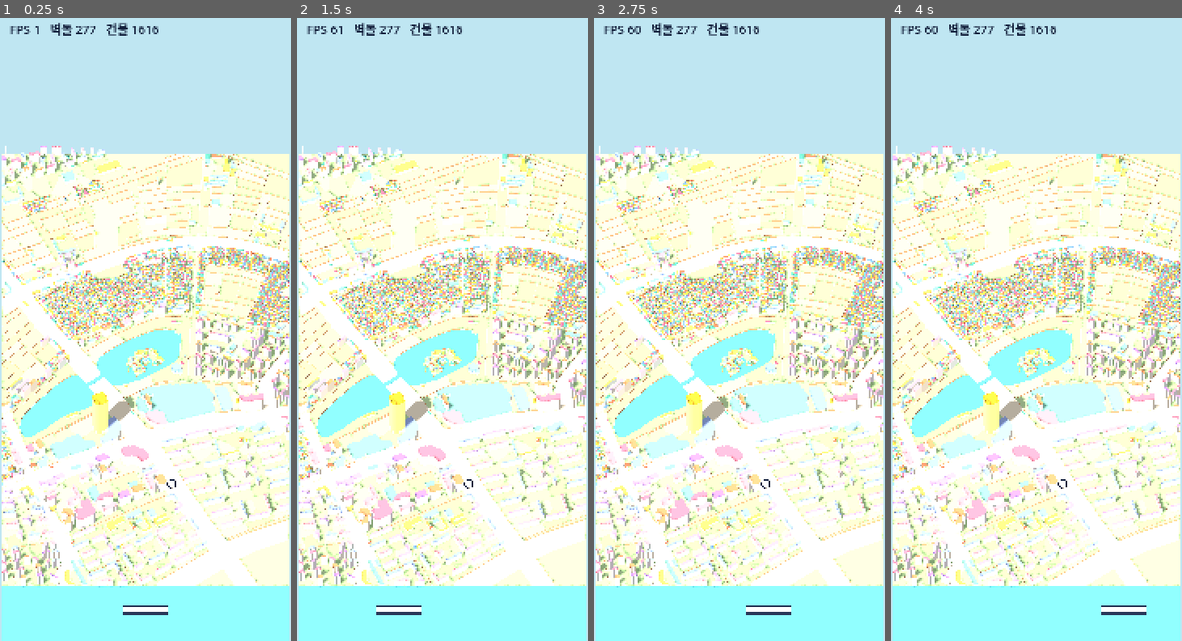
Above: before the commit, frames 1-4 (left to right).
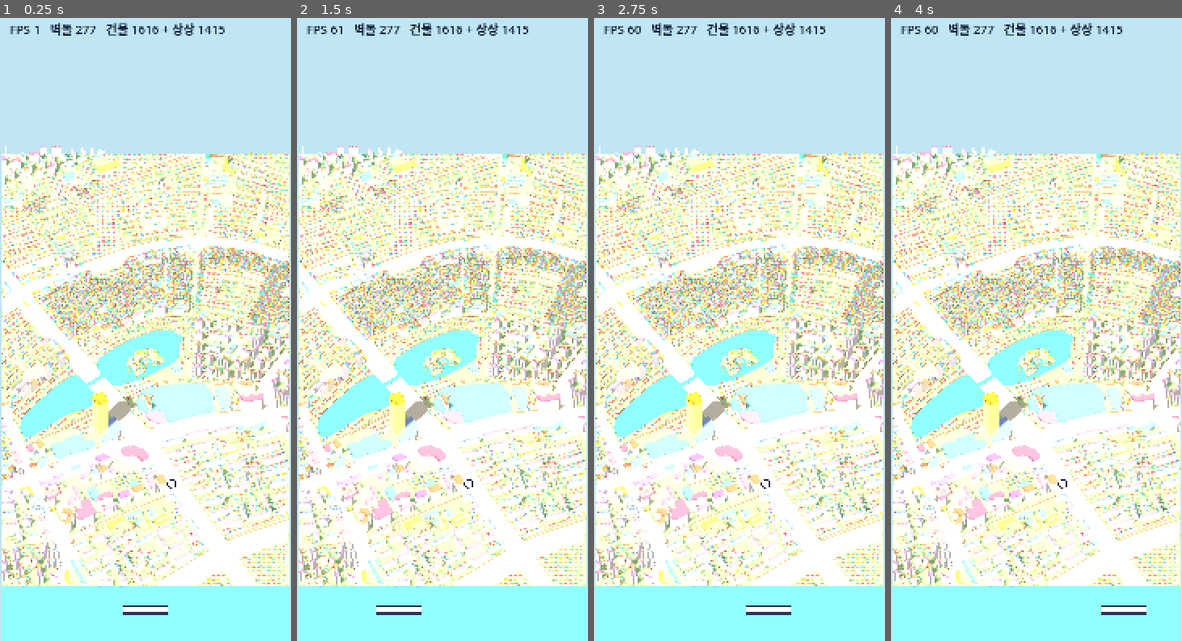
Above: after the commit, the same moments.

Repository: bisrun/smashcity
Game: Godot game, scene res://scenes/main.tscn
Same seed, same stepped clock (60 frames per second), same inputs: the game is played once before the commit and once after it.
Inputs (mouse positions are in pixels of both pictures, inside the frame that each line leads up to):
- Up to frame 1 (0.25 s): no input
- Up to frame 2 (1.5 s): tap Enter at 0.5 s; move the mouse to (506, 285) at 0.52 s; click (506, 285) at 0.67 s; drag from (384, 348) to (427, 447) at 1.27 s
- Up to frame 3 (2.75 s): tap Space at 2 s; move the mouse to (768, 173) at 2.02 s; click (768, 173) at 2.17 s
- Up to frame 4 (4 s): tap Enter at 2.75 s; drag from (1021, 447) to (949, 217) at 2.77 s; tap Space at 3.5 s; move the mouse to (1123, 416) at 3.52 s; click (1123, 416) at 3.67 s

The runs differ from the first frame. In frame 1, 6.9% of the frame differs, in the area x 0-100%, y 0-92%; in frame 2, 6.9%; in frame 3, 6.9%; in frame 4, 6.9%.

Commit message:
feat: 건물이 드문 벽돌을 상상의 집으로 채움, 실패 없음 확정, 단말기 실행 확인
- 잠실에서 집 1,415채가 더해져 건물 3,031채
- 갤럭시 S20+에서 정지 장면 61fps 확인
- 깨지는 단위(셀)를 코어 게임플레이 문서에 명시
- 라이프 아이템을 빠짐의 벌을 덜어 주는 아이템으로 변경

Co-Authored-By: Claude Fable 5.2 <noreply@anthropic.com>

Diff:
--- a/src/main.gd
+++ b/src/main.gd
@@ -23,6 +23,7 @@
 var _paddle: MeshInstance3D
 var _info: Label
 var _info_timer := 0.0
+var _filler_count := 0
 
 
 func _ready() -> void:
@@ -33,6 +34,7 @@
 	var board: BoardView = BoardViewScript.new()
 	add_child(board)
 	board.build(_stage, RIVER)
+	_filler_count = board.filler_count
 	_setup_camera()
 	_setup_paddle_and_ball()
 	_setup_hud()
@@ -45,7 +47,7 @@
 	_info_timer -= delta
 	if _info_timer <= 0.0 and _info != null:
 		_info_timer = 0.5
-		_info.text = "FPS %d   벽돌 %d   건물 %d" % [Engine.get_frames_per_second(), _stage.cells.size(), _stage.buildings.size()]
+		_info.text = "FPS %d   벽돌 %d   건물 %d + 상상 %d" % [Engine.get_frames_per_second(), _stage.cells.size(), _stage.buildings.size(), _filler_count]
 
 
 func _unhandled_input(event: InputEvent) -> void:
--- a/src/render/board_view.gd
+++ b/src/render/board_view.gd
@@ -25,8 +25,16 @@
 const GOLD_WALL := Color("FFE08A")
 const LANDMARK_LOT := Color("FBE7A1")
 
+## 건물이 차지한 넓이가 이 비율에 못 미치는 벽돌은 상상의 집으로 채운다.
+const FILL_BELOW_COVERAGE := 0.14
+## 채워 넣는 집 사이의 간격 (m)
+const FILL_SPACING := 26.0
+
 var _w := 0.0
 var _h := 0.0
+
+## 상상으로 채워 넣은 집의 수. build() 뒤에 읽는다.
+var filler_count := 0
 
 
 func build(stage: StageData, river_width: float) -> void:
@@ -37,6 +45,7 @@
 	add_child(_mesh_instance(_build_lakes(stage), false))
 	add_child(_mesh_instance(_build_cells(stage), true))
 	add_child(_mesh_instance(_build_buildings(stage), true))
+	add_child(_mesh_instance(_build_filler(stage), true))
 
 
 ## 건물이 화면에 그려지는 높이.
@@ -83,6 +92,102 @@
 		_add_prism(st, pts, SLAB_HEIGHT, top_y, band[(i * 5) % band.size()], wall, 0.0)
 	st.generate_normals()
 	return st.commit()
+
+
+## 건물이 드문 벽돌을 상상의 집으로 채운다. 실제 지도에는 없는 건물이다.
+##
+## 집은 벽돌의 가장 긴 변과 나란히 줄지어 선다. 같은 스테이지에서는 늘 같은 자리에 같은 집이 선다.
+func _build_filler(stage: StageData) -> ArrayMesh:
+	var st := _begin()
+	filler_count = 0
+	var boxes: Array[Rect2] = []
+	for c in stage.cells:
+		boxes.append(_bounds(c["points"]))
+	var inside: Array[Array] = []
+	inside.resize(stage.cells.size())
+	for i in inside.size():
+		inside[i] = []
+	for b in stage.buildings:
+		var pts: PackedVector2Array = b["points"]
+		var center := _center(pts)
+		for ci in stage.cells.size():
+			if boxes[ci].has_point(center) and Geometry2D.is_point_in_polygon(center, stage.cells[ci]["points"]):
+				inside[ci].append({"points": pts, "center": center, "area": _area(pts)})
+				break
+	for ci in stage.cells.size():
+		var cell := stage.cells[ci]
+		if cell["landmark"]:
+			continue
+		var cell_pts: PackedVector2Array = cell["points"]
+		var built := 0.0
+		for b: Dictionary in inside[ci]:
+			built += b["area"]
+		if built >= _area(cell_pts) * FILL_BELOW_COVERAGE:
+			continue
+		var axis := _longest_edge(cell_pts)
+		var side := Vector2(-axis.y, axis.x)
+		var origin := boxes[ci].get_center()
+		var reach := int(ceil(boxes[ci].size.length() / 2.0 / FILL_SPACING))
+		for ix in range(-reach, reach + 1):
+			for iy in range(-reach, reach + 1):
+				var h := _hash(ci, ix, iy)
+				var at := origin + axis * (ix * FILL_SPACING) + side * (iy * FILL_SPACING)
+				var half_w := 5.5 + (h % 5) * 0.6
+				var half_d := 4.5 + ((h >> 3) % 4) * 0.5
+				var corners := PackedVector2Array([
+					at - axis * half_w - side * half_d, at + axis * half_w - side * half_d,
+					at + axis * half_w + side * half_d, at - axis * half_w + side * half_d,
+				])
+				if not _fits(corners, at, cell_pts, inside[ci]):
+					continue
+				var top_y := SLAB_HEIGHT + 9.0 + ((h >> 5) % 3) * 2.0
+				_add_prism(st, corners, SLAB_HEIGHT, top_y, PITCHED[(h >> 7) % PITCHED.size()], WALLS[(h >> 10) % WALLS.size()], 6.0)
+				filler_count += 1
+	st.generate_normals()
+	return st.commit()
+
+
+## 집이 벽돌 안에 온전히 들어가고 실제 건물과 겹치지 않는지.
+func _fits(corners: PackedVector2Array, at: Vector2, cell_pts: PackedVector2Array, real: Array) -> bool:
+	for c in corners:
+		if not Geometry2D.is_point_in_polygon(c, cell_pts):
+			return false
+	for b: Dictionary in real:
+		if at.distance_to(b["center"]) < 18.0 or Geometry2D.is_point_in_polygon(at, b["points"]):
+			return false
+		for c in corners:
+			if Geometry2D.is_point_in_polygon(c, b["points"]):
+				return false
+	return true
+
+
+static func _hash(a: int, b: int, c: int) -> int:
+	return absi((a * 73856093) ^ (b * 19349663) ^ (c * 83492791)) & 0xFFFFFF
+
+
+static func _bounds(pts: PackedVector2Array) -> Rect2:
+	var r := Rect2(pts[0], Vector2.ZERO)
+	for p in pts:
+		r = r.expand(p)
+	return r
+
+
+static func _center(pts: PackedVector2Array) -> Vector2:
+	var c := Vector2.ZERO
+	for p in pts:
+		c += p
+	return c / pts.size()
+
+
+static func _longest_edge(pts: PackedVector2Array) -> Vector2:
+	var best := Vector2.RIGHT
+	var best_len := 0.0
+	for i in pts.size():
+		var e := pts[(i + 1) % pts.size()] - pts[i]
+		if e.length() > best_len:
+			best_len = e.length()
+			best = e.normalized()
+	return best
 
 
 func _begin() -> SurfaceTool:
--- a/tests/run_tests.gd
+++ b/tests/run_tests.gd
@@ -15,7 +15,7 @@
 
 
 func _init() -> void:
-	for t: Callable in [_test_jamsil_loads, _test_jamsil_shapes_are_valid, _test_nearest_road_point, _test_display_height]:
+	for t: Callable in [_test_jamsil_loads, _test_jamsil_shapes_are_valid, _test_nearest_road_point, _test_display_height, _test_filler_is_stable]:
 		t.call()
 	print("%d개 확인, 실패 %d개" % [_checks, _failures])
 	quit(1 if _failures > 0 else 0)
@@ -86,3 +86,18 @@
 	var tower: float = BoardViewScript.display_height(123, true)
 	_check(tower > 60.0 and tower < 555.0, "랜드마크는 눌러 그린다 (실제 %.0f)" % tower)
 	_check(BoardViewScript.display_height(40, false) < 40 * 3.2, "60m를 넘는 건물은 눌러 그린다")
+
+
+func _test_filler_is_stable() -> void:
+	var s: StageData = StageDataScript.load_file(JAMSIL)
+	if s == null:
+		return
+	var first: BoardView = BoardViewScript.new()
+	first.build(s, 330.0)
+	var second: BoardView = BoardViewScript.new()
+	second.build(s, 330.0)
+	_check(first.filler_count > 0, "건물이 드문 벽돌에 상상의 집이 들어선다 (실제 %d)" % first.filler_count)
+	_check(first.filler_count == second.filler_count, "같은 스테이지는 늘 같은 수의 집으로 채워진다")
+	_check(first.filler_count < 4000, "채운 집이 지나치게 많지 않다 (실제 %d)" % first.filler_count)
+	first.free()
+	second.free()
Not shown, changed: docs/02_core_gameplay.md
Not shown, changed: docs/03_map_conversion.md
Not shown, changed: docs/05_items.md
Not shown, changed: docs/08_scoring.md
Not shown, changed: docs/10_ux_ui.md
Not shown, changed: docs/11_art_audio.md
Not shown, changed: docs/12_tech_architecture.md
Not shown, changed: docs/14_roadmap.md
Not shown, changed: docs/90_decision_log.md
Not shown, changed: docs/stages/seoul_jamsil.md
